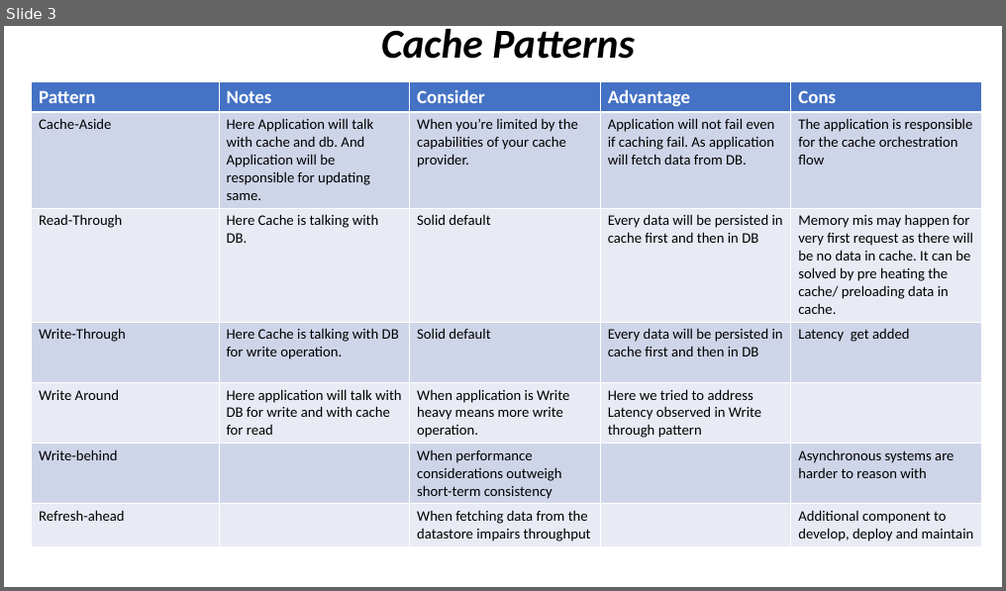
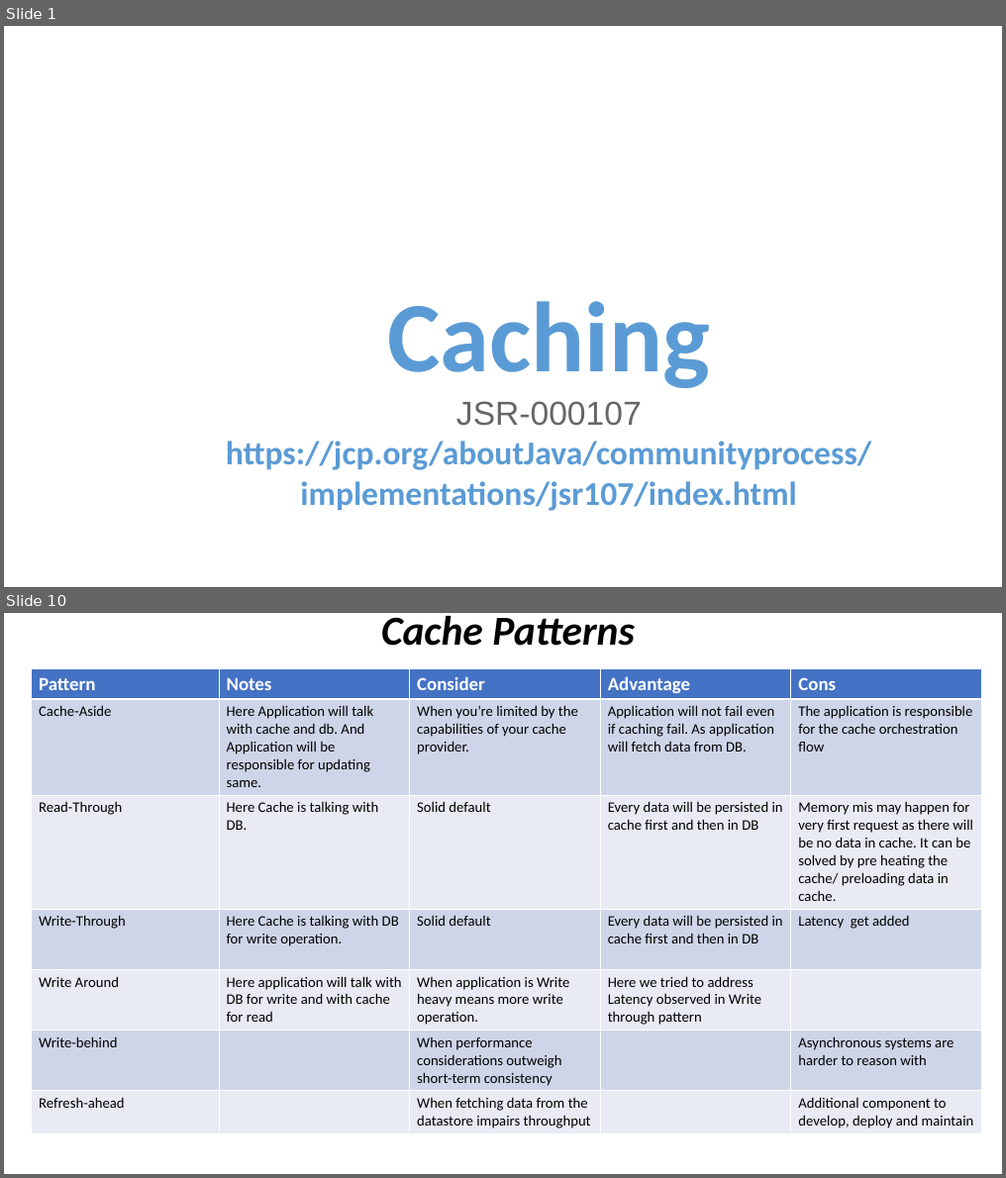
Before and after one commit to bhogemukesh/Documents, a slide deck: Caching_Patterns.pptx. Shown one above the other, each under a label of ours: slide 3 before the commit, slides 1 and 10 after it; the slides between them are not shown. The pictures are 1006x591 and 1006x1178 pixels, drawn with LibreOffice and Linux fonts; fonts in the diff are those of the drawing. Boxes give left, top, right and bottom in pixels: in the first picture for what was removed or moved away, otherwise in the second. Text is boxed around its words. In the diff, an @@ line names an element or a change of style, - is before the commit and + after.

```diff
--- a/Caching_Patterns.pptx
+++ b/Caching_Patterns.pptx
@@ slide 1 added at (x1=4, y1=26, x2=1002, y2=587), background #FFFFFF @@
@@ text added at (x1=226, y1=301, x2=872, y2=511), 32 pt, text #5B9BD5, bold @@
+Caching
+JSR-000107
+https://jcp.org/aboutJava/communityprocess/implementations/jsr107/index.html
@@ what was slide 3 is now slide 10 @@
```
Also in this commit, not shown: 9 other slides added, 2 slides removed.
